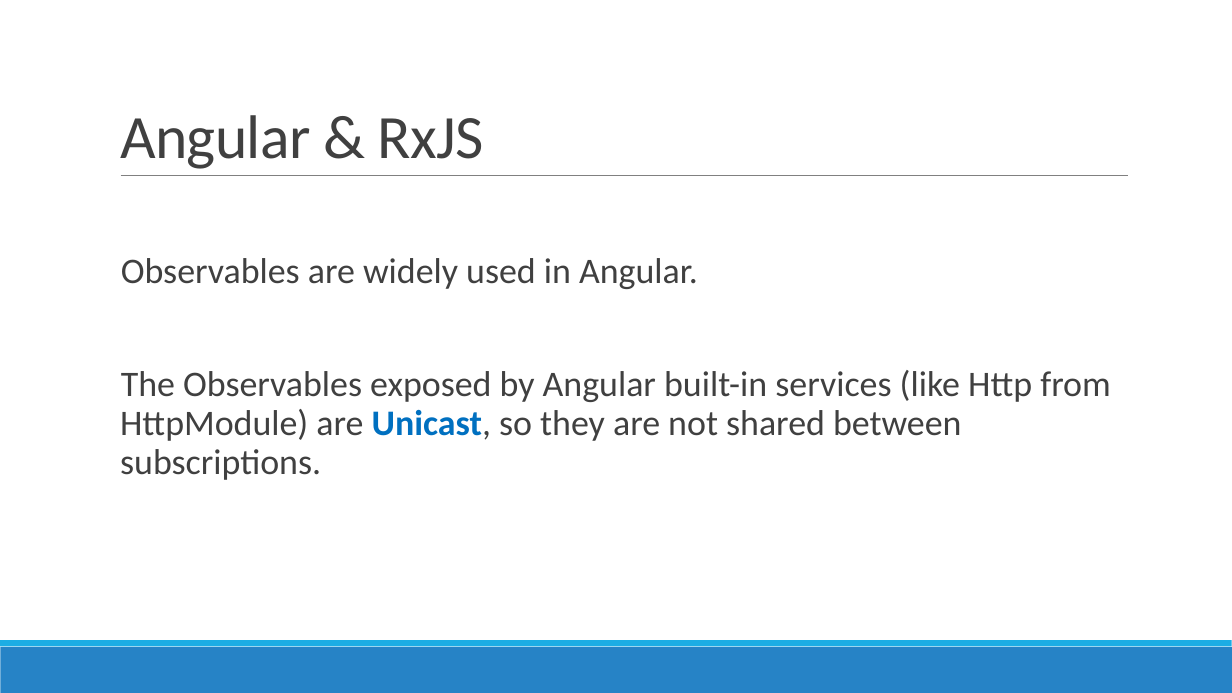
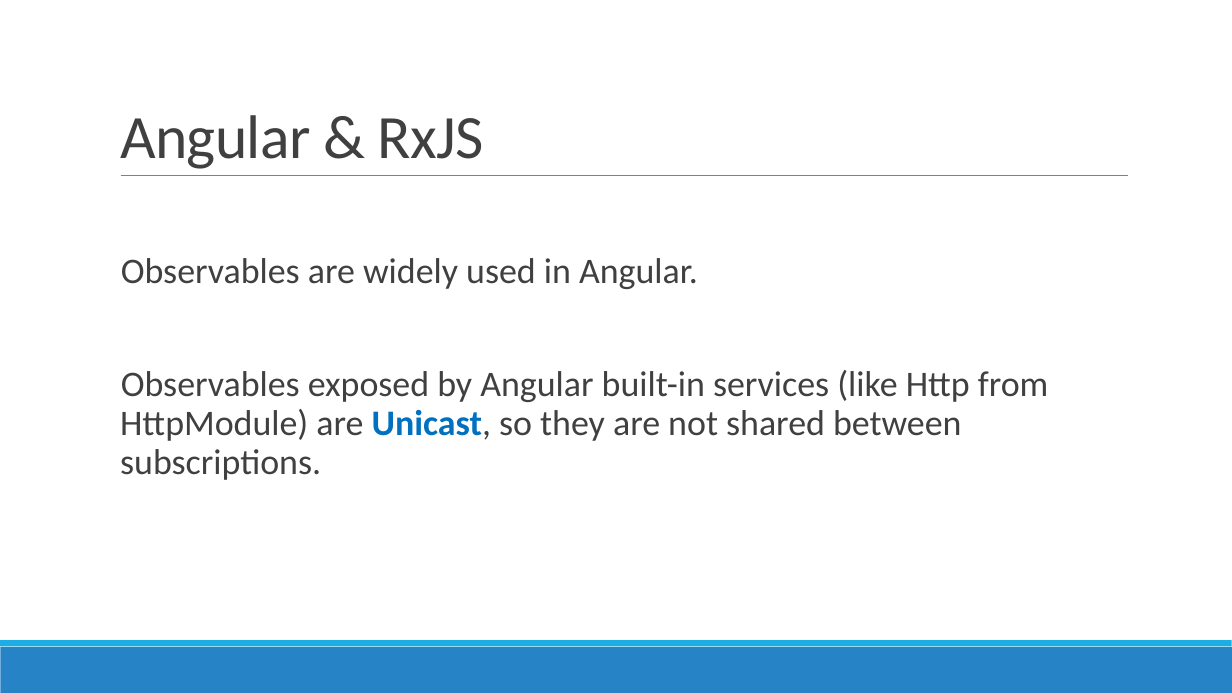
Before and after one commit to AGiorgetti/rxjs101, a slide deck: slide 20 of ReactiveProgramming_RxJS.pptx. Drawn at 1232x693 pixels with LibreOffice and Linux fonts; fonts in the diff are those of the drawing. Boxes give left, top, right and bottom in pixels: in the first picture for what was removed or moved away, otherwise in the second. Text is boxed around its words. In the diff, an @@ line names an element or a change of style, - is before the commit and + after.

```diff
--- a/ReactiveProgramming_RxJS.pptx
+++ b/ReactiveProgramming_RxJS.pptx
@@ text at (x1=120, y1=370, x2=1048, y2=480): text changed @@
-  The Observables exposed by Angular built-in services (like Http from HttpModule) are Unicast, so they are not shared between subscriptions.
+  Observables exposed by Angular built-in services (like Http from HttpModule) are Unicast, so they are not shared between subscriptions.
```
Also in this commit, not shown: 10 other slides changed, 6 other files.
